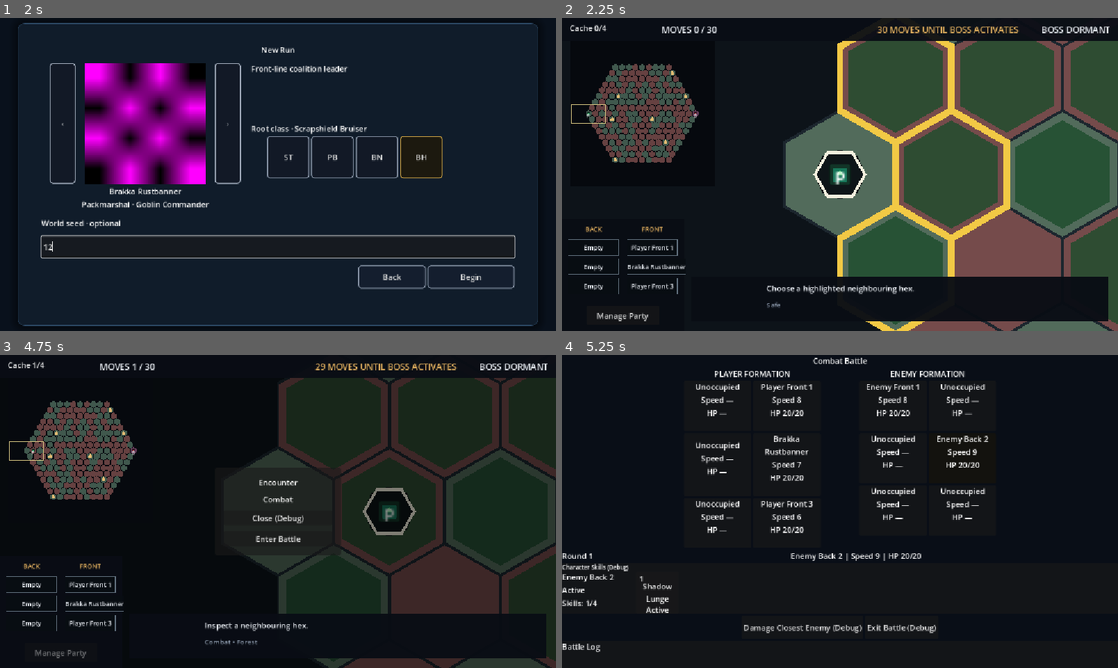
Above: before the commit, frames 1-4 (two rows, left to right).
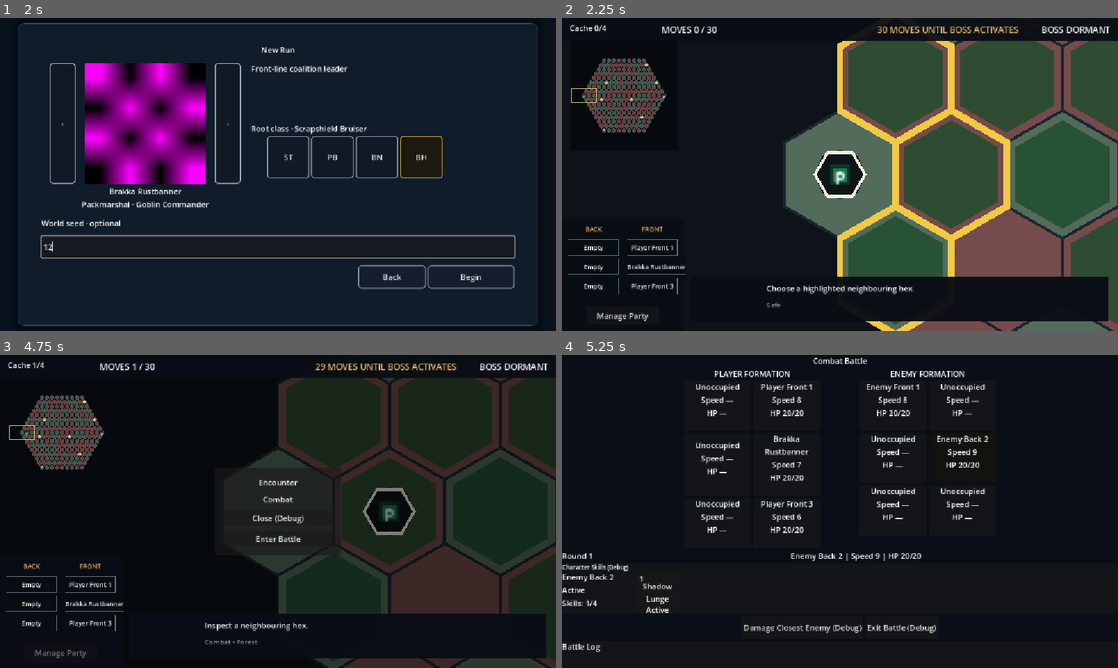
Above: after the commit, the same moments.

Repository: Poostaq/two-dimensional-experiment
Game: Godot game, scene res://Scenes/world_run_start.tscn
Same seed, same stepped clock (60 frames per second), same inputs: the game is played once before the commit and once after it. The engine's default icon, where the game draws it, is replaced by a stand-in: a white triangle on a blue panel in a dark square.
Inputs (mouse positions are in pixels of both pictures, inside the frame that each line leads up to):
- Up to frame 1 (2 s): click "START NEW RUN" at 0.5 s; click (278, 246) at 1.27 s; type "12" at 1.35 s
- Up to frame 2 (2.25 s): click "Begin" at 2 s
- Up to frame 3 (4.75 s): click "Manage Party" at 2.75 s; click "Return to Map" at 3.5 s; tap Enter at 4.25, 4.35 s; move the mouse to (400, 495) at 4.27 s; hold Right from 4.28 s (still down); click (400, 495) at 4.42 s; tap Space at 4.52 s
- Up to frame 4 (5.25 s): release Right at 5 s; click "Enter Battle" at 5 s

Frame 1 is identical in both runs. In frame 2, 3.9% of the frame differs, in the area x 1-25%, y 12-47%; in frame 3, 3.9%; in frame 4, nothing differs.

Commit message:
feat: resize and align world minimap

Diff:
--- a/Scenes/world_minimap.tscn
+++ b/Scenes/world_minimap.tscn
@@ -8,8 +8,10 @@
 clip_contents = true
 layout_mode = 3
 anchors_preset = 0
+offset_top = 48.0
 offset_right = 300.0
-offset_bottom = 300.0
+offset_bottom = 348.0
+scale = Vector2(0.75, 0.75)
 script = ExtResource("1_02oyi")
 
 [node name="Background" type="ColorRect" parent="." unique_id=1499415123]
--- a/Tests/WorldMap/test_world_minimap.gd
+++ b/Tests/WorldMap/test_world_minimap.gd
@@ -2,7 +2,7 @@
 extends SceneTree
 
 const SCENE_PATH := "res://Scenes/world_minimap.tscn"
-const EXPECTED_TEST_COUNT := 24
+const EXPECTED_TEST_COUNT := 28
 
 var _failures: Array[String] = []
 var _assertions: int = 0
@@ -28,6 +28,12 @@
 	var minimap := packed.instantiate() as Control
 	get_root().add_child(minimap)
 	await process_frame
+
+	var minimap_rect := minimap.get_global_rect()
+	_expect(is_equal_approx(minimap_rect.position.x, 0.0), "minimap is flush left")
+	_expect(is_equal_approx(minimap_rect.position.y, 48.0), "minimap touches the top bar")
+	_expect(is_equal_approx(minimap_rect.size.x, 225.0), "minimap width is 75 percent")
+	_expect(is_equal_approx(minimap_rect.size.y, 225.0), "minimap height is 75 percent")
 
 	_expect(bool(minimap.call("configure", plan, plan.get_start_coord(), plan.get_boss_coord())), "valid plan configures")
 	_expect(int(minimap.call("get_cell_count")) == 217, "minimap contains all 217 cells")
